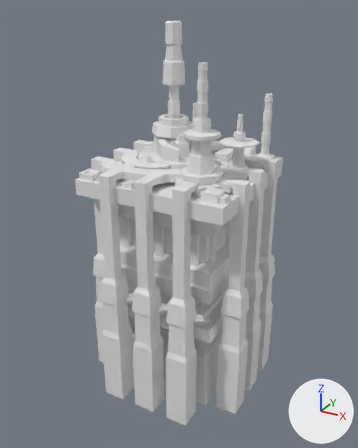
The FBX model ScifiCityGeneratorUnity/Assets/SciFiCity/TowerGenerator/!Fbx/ChunkCity.000.fbx, before and after one commit.
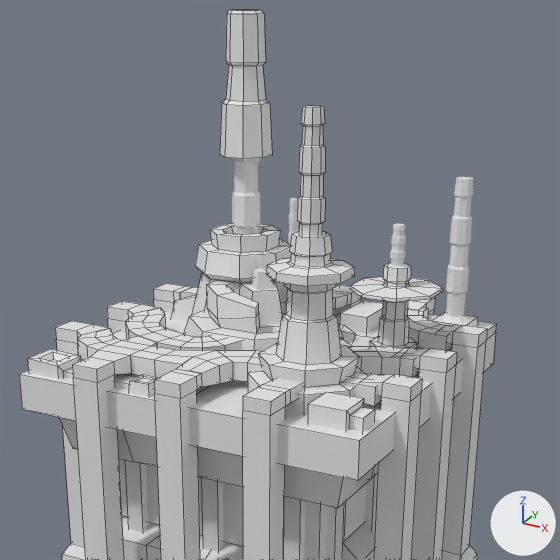
Each version is shown whole from a 50 mm lens placed at (29.4, -29.0, 19.6), pointed at (-0.5, 25.5, -7.6), then close up on the part from 19% to 87% of the width and 4% to 58% of the height. The axes (+X, +Y, +Z) are drawn at lower right. The lights are the same throughout. The close-ups show mesh edges as thin lines. Where no turn or scale is listed for an object, it has been applied to the vertices.

The older version as bpy lines, for what is in view:
```python
me_cube_279 = bpy.data.meshes.new('Cube.279')
me_cube_279.from_pydata(...)  # 261 vertices, 225 faces; spans x -31.7..0.9, y -10.0..10.0, z -10.0..10.0
me_cube_279.materials.append(mat_material)  # white #e7e7e7
me_cube_313 = bpy.data.meshes.new('Cube.313')
me_cube_313.from_pydata(...)  # 48 vertices, 39 faces; spans x -1.5..1.5, y -1.5..1.5, z -32.1..1.4
me_cube_315 = bpy.data.meshes.new('Cube.315')
me_cube_315.from_pydata(...)  # 48 vertices, 39 faces; spans x -1.5..1.5, y -1.5..1.5, z -32.1..1.4
ob_blocks_002 = bpy.data.objects.new('Blocks.002', me_cube_279)
ob_blocks_002.parent = ob_platform_001
ob_blocks_002.location = (0.0, 0.0, 0.0)
ob_blocks_002.rotation_euler = (0.0, -1.571, 0.0)  # degrees (0, -90, 0)
ob_pillar_031 = bpy.data.objects.new('Pillar.031', me_cube_313)
ob_pillar_031.location = (0.0, 16.06, 0.0)
ob_pillar_033 = bpy.data.objects.new('Pillar.033', me_cube_315)
ob_pillar_033.location = (-10.0, 21.06, 0.0)
# also in view: 'Cube.082' at (2.4, 33.8, 0.0); 'Pillar.022' at (6.5, 32.6, 0.7); 'Cylinder.009' at (4.9, 20.9, 10.7); 'Pillar.032' at (-5.0, 16.1, -15.3); 'Cube.071' at (6.4, 26.1, -7.1)
```
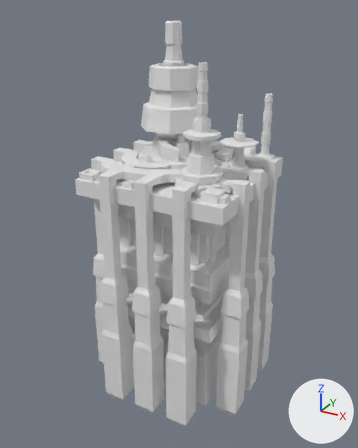
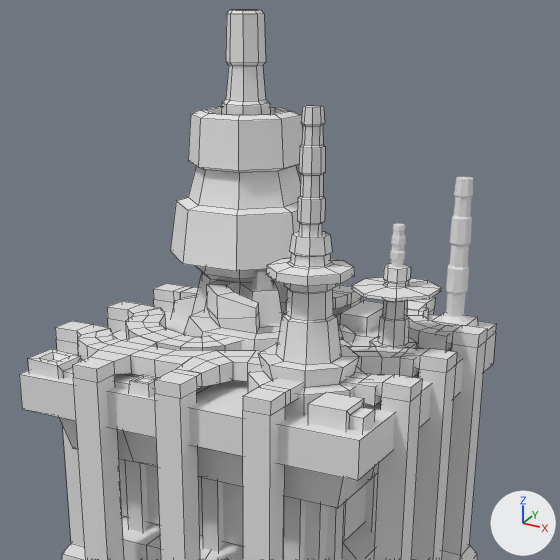
Pixel boxes (x1, y1, x2, y2) of what changed, in the close-ups (560 x 560 px):
'Cylinder.033', added
    after: (170, 107, 302, 271)
'Cylinder.001', unchanged, covered by the edit
    before: (232, 158, 260, 235)

The change, as a list of edits to the scene's bpy script:
```text
Add me_cylinder_059:
    me_cylinder_059.from_pydata(...)  # 73 vertices, 66 faces; spans x -4.24..4.24, y -4.24..4.24, z -2.37..5.7
Add ob_cylinder_033:
    ob_cylinder_033 = bpy.data.objects.new('Cylinder.033', me_cylinder_059)
    ob_cylinder_033.location = (-3.56, 29.61, 6.98)
```
